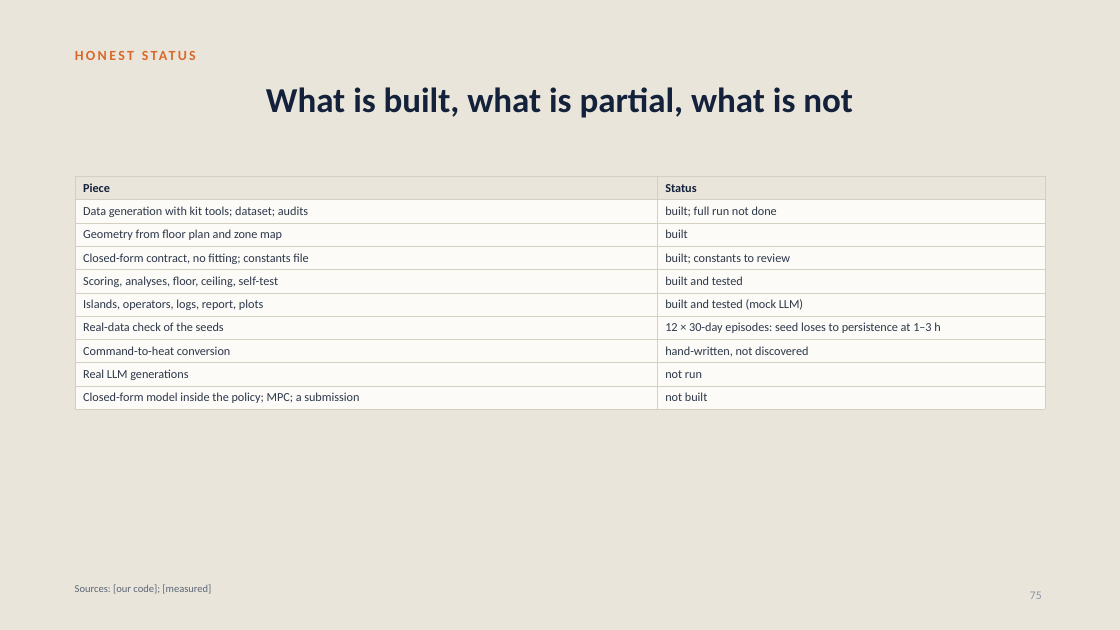
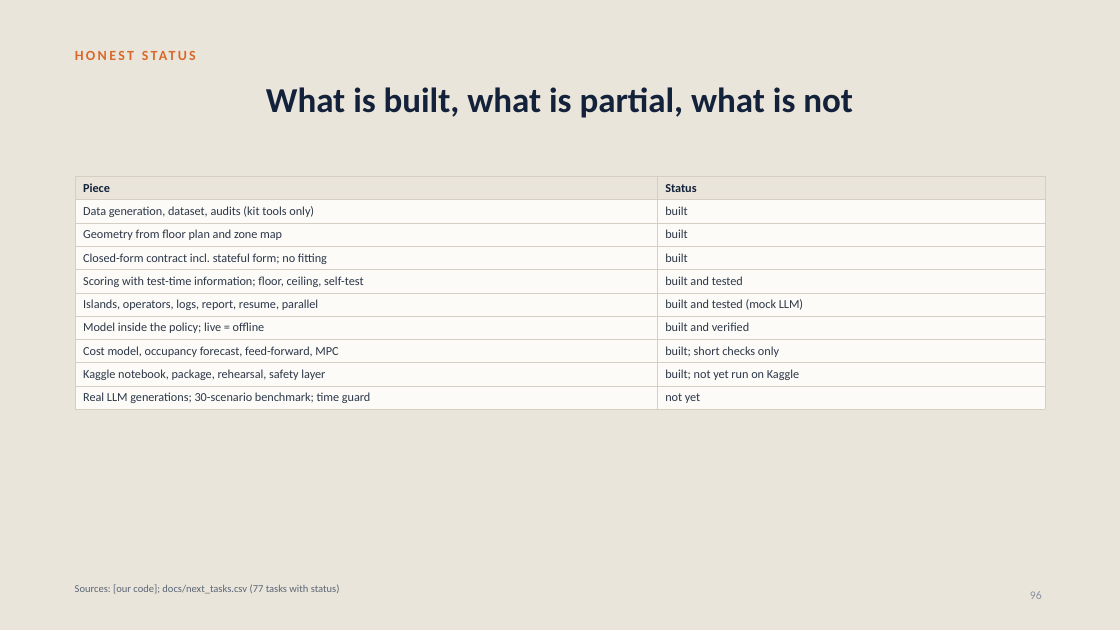
Before and after one commit to srivathsanb14/working-code, a slide deck: slide 96 of docs/One_Controller_for_Every_Building.pptx (slide 75 before the commit). Drawn at 1120x630 pixels with LibreOffice and Linux fonts; fonts in the diff are those of the drawing. Boxes give left, top, right and bottom in pixels: in the first picture for what was removed or moved away, otherwise in the second. Text is boxed around its words. In the diff, an @@ line names an element or a change of style, - is before the commit and + after.

```diff
--- a/docs/One_Controller_for_Every_Building.pptx
+++ b/docs/One_Controller_for_Every_Building.pptx
@@ table at (x1=75, y1=176, x2=1045, y2=407) @@
-row 2, column 1: Data generation with kit tools; dataset; audits
+row 2, column 1: Data generation, dataset, audits (kit tools only)
-row 2, column 2: built; full run not done
+row 2, column 2: built
-row 4, column 1: Closed-form contract, no fitting; constants file
+row 4, column 1: Closed-form contract incl. stateful form; no fitting
-row 4, column 2: built; constants to review
+row 4, column 2: built
-row 5, column 1: Scoring, analyses, floor, ceiling, self-test
+row 5, column 1: Scoring with test-time information; floor, ceiling, self-test
-row 6, column 1: Islands, operators, logs, report, plots
+row 6, column 1: Islands, operators, logs, report, resume, parallel
-row 7, column 1: Real-data check of the seeds
+row 7, column 1: Model inside the policy; live = offline
-row 7, column 2: 12 × 30-day episodes: seed loses to persistence at 1–3 h
+row 7, column 2: built and verified
-row 8, column 1: Command-to-heat conversion
+row 8, column 1: Cost model, occupancy forecast, feed-forward, MPC
-row 8, column 2: hand-written, not discovered
+row 8, column 2: built; short checks only
-row 9, column 1: Real LLM generations
+row 9, column 1: Kaggle notebook, package, rehearsal, safety layer
-row 9, column 2: not run
+row 9, column 2: built; not yet run on Kaggle
-row 10, column 1: Closed-form model inside the policy; MPC; a submission
+row 10, column 1: Real LLM generations; 30-scenario benchmark; time guard
-row 10, column 2: not built
+row 10, column 2: not yet
@@ text at (x1=75, y1=584, x2=340, y2=594): text changed @@
-Sources: [our code]; [measured]
+Sources: [our code]; docs/next_tasks.csv (77 tasks with status)
@@ page number at (x1=1030, y1=591, x2=1042, y2=599): text changed @@
-75
+96
```
Also in this commit, not shown: 62 other slides changed, 21 slides added, 6 other files.
